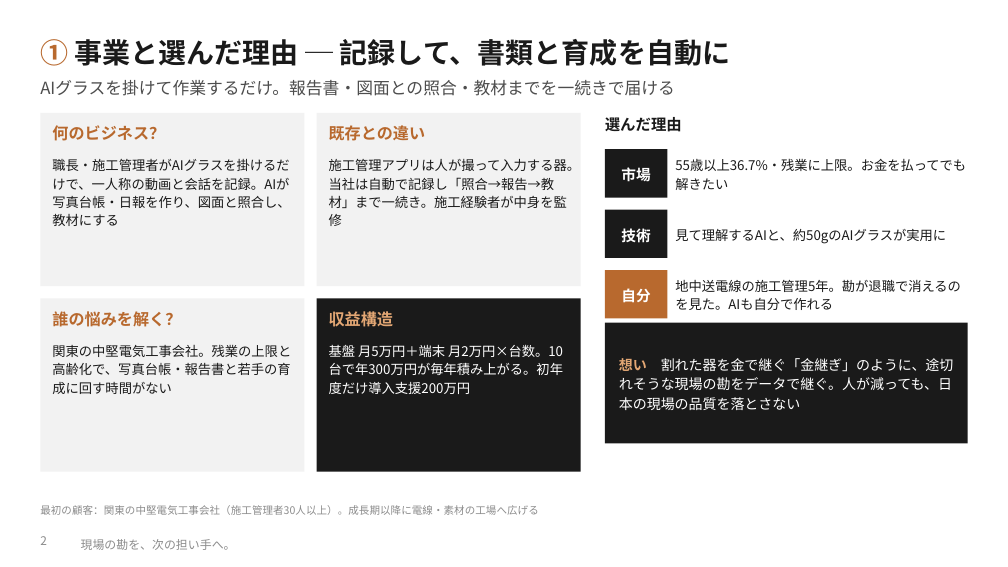
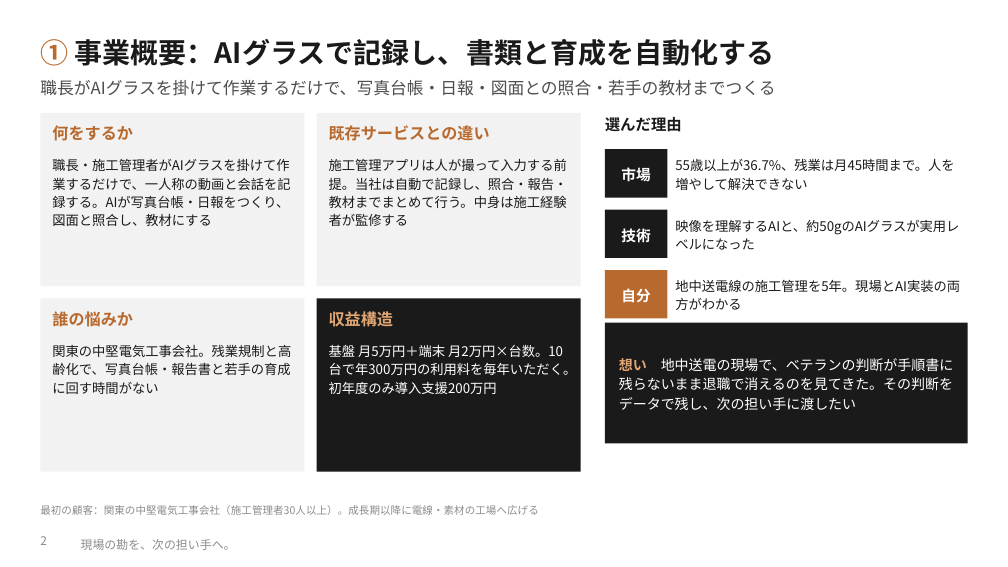
Before and after one commit to SEITOSHIKI/-ai-commute-audio-, a slide deck: slide 2 of deck/カンツギ_事業計画書_16枚版.pptx. Drawn at 1008x567 pixels with LibreOffice and Linux fonts; fonts in the diff are those of the drawing; background and template pictures are left out. Boxes give left, top, right and bottom in pixels: in the first picture for what was removed or moved away, otherwise in the second. Text is boxed around its words. In the diff, an @@ line names an element or a change of style, - is before the commit and + after.

```diff
--- a/deck/カンツギ_事業計画書_16枚版.pptx
+++ b/deck/カンツギ_事業計画書_16枚版.pptx
@@ text at [40, 39, 775, 66]: text changed @@
-① 事業と選んだ理由 ─ 記録して、書類と育成を自動に
+① 事業概要：AIグラスで記録し、書類と育成を自動化する
@@ text at [40, 80, 775, 96]: text changed @@
-AIグラスを掛けて作業するだけ。報告書・図面との照合・教材までを一続きで届ける
+職長がAIグラスを掛けて作業するだけで、写真台帳・日報・図面との照合・若手の教材までつくる
@@ text at [52, 125, 133, 141]: text changed @@
-何のビジネス？
+何をするか
@@ text at [329, 125, 490, 141]: text changed @@
-既存との違い
+既存サービスとの違い
@@ text at [52, 159, 290, 226]: text changed @@
-職長・施工管理者がAIグラスを掛けるだけで、一人称の動画と会話を記録。AIが写真台帳・日報を作り、図面と照合し、教材にする
+職長・施工管理者がAIグラスを掛けて作業するだけで、一人称の動画と会話を記録する。AIが写真台帳・日報をつくり、図面と照合し、教材にする
@@ text at [329, 159, 568, 226]: text changed @@
-施工管理アプリは人が撮って入力する器。当社は自動で記録し「照合→報告→教材」まで一続き。施工経験者が中身を監修
+施工管理アプリは人が撮って入力する前提。当社は自動で記録し、照合・報告・教材までまとめて行う。中身は施工経験者が監修する
@@ text at [675, 158, 954, 190]: text changed @@
-55歳以上36.7%・残業に上限。お金を払ってでも解きたい
+55歳以上が36.7%、残業は月45時間まで。人を増やして解決できない
@@ text at [675, 220, 959, 235]: text changed @@
-見て理解するAIと、約50gのAIグラスが実用に
+映像を理解するAIと、約50gのAIグラスが実用レベルになった
@@ text at [675, 280, 960, 292]: text changed @@
-地中送電線の施工管理5年。勘が退職で消えるのを見た。AIも自分で作れる
+地中送電線の施工管理を5年。現場とAI実装の両方がわかる
@@ text at [52, 311, 133, 327]: text changed @@
-誰の悩みを解く？
+誰の悩みか
@@ text at [52, 345, 291, 394]: text changed @@
-関東の中堅電気工事会社。残業の上限と高齢化で、写真台帳・報告書と若手の育成に回す時間がない
+関東の中堅電気工事会社。残業規制と高齢化で、写真台帳・報告書と若手の育成に回す時間がない
@@ text at [329, 345, 577, 394]: text changed @@
-基盤 月5万円＋端末 月2万円×台数。10台で年300万円が毎年積み上がる。初年度だけ導入支援200万円
+基盤 月5万円＋端末 月2万円×台数。10台で年300万円の利用料を毎年いただく。初年度のみ導入支援200万円
@@ text at [619, 358, 954, 410]: text changed @@
-想い 割れた器を金で継ぐ「金継ぎ」のように、途切れそうな現場の勘をデータで継ぐ。人が減っても、日本の現場の品質を落とさない
+想い 地中送電の現場で、ベテランの判断が手順書に残らないまま退職で消えるのを見てきた。その判断をデータで残し、次の担い手に渡したい
```
Also in this commit, not shown: 15 other slides changed, 8 other files.
